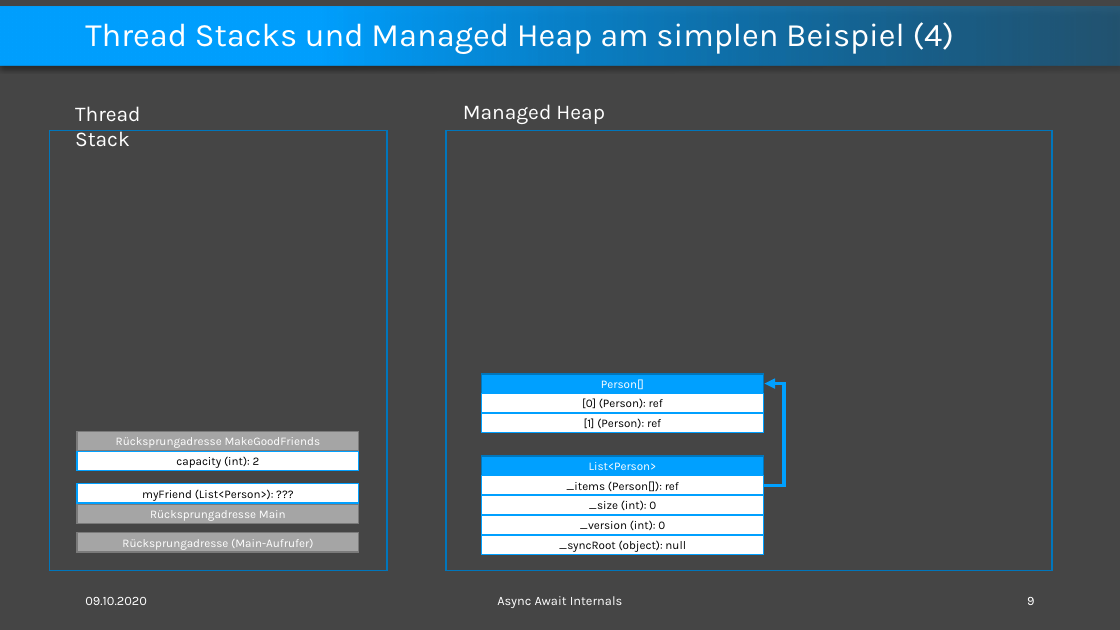
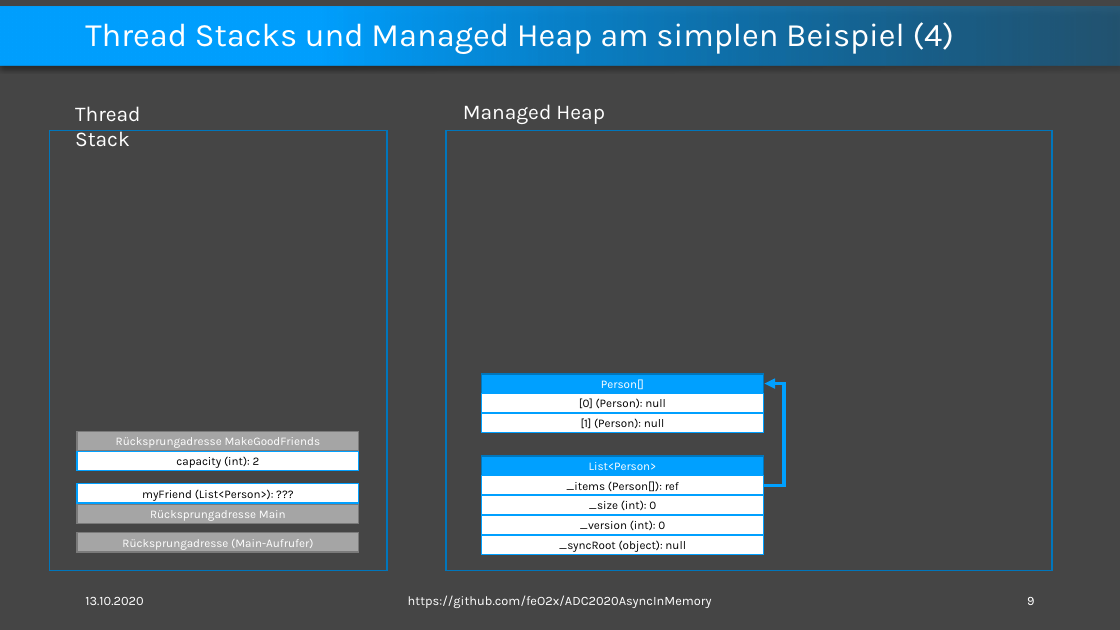
Before and after one commit to feO2x/ADC2020AsyncInMemory, a slide deck: slide 9 of Async Await Internals.pptx. Drawn at 1120x630 pixels with LibreOffice and Linux fonts; fonts in the diff are those of the drawing; background and template pictures are left out. Boxes give left, top, right and bottom in pixels: in the first picture for what was removed or moved away, otherwise in the second. Text is boxed around its words. In the diff, an @@ line names an element or a change of style, - is before the commit and + after.

Commit message:
fixed wrong field values in memory images

```diff
--- a/Async Await Internals.pptx
+++ b/Async Await Internals.pptx
@@ text in rectangle at [579,398,666,409]: text changed @@
-[0] (Person): ref
+[0] (Person): null
@@ text in rectangle at [581,418,665,429]: text changed @@
-[1] (Person): ref
+[1] (Person): null
@@ text at [85,597,143,605]: text changed @@
-09.10.2020
+13.10.2020
@@ text at [408,595,712,608]: text changed @@
-Async Await Internals
+https://github.com/feO2x/ADC2020AsyncInMemory
```
Also in this commit, not shown: 39 other slides changed.
